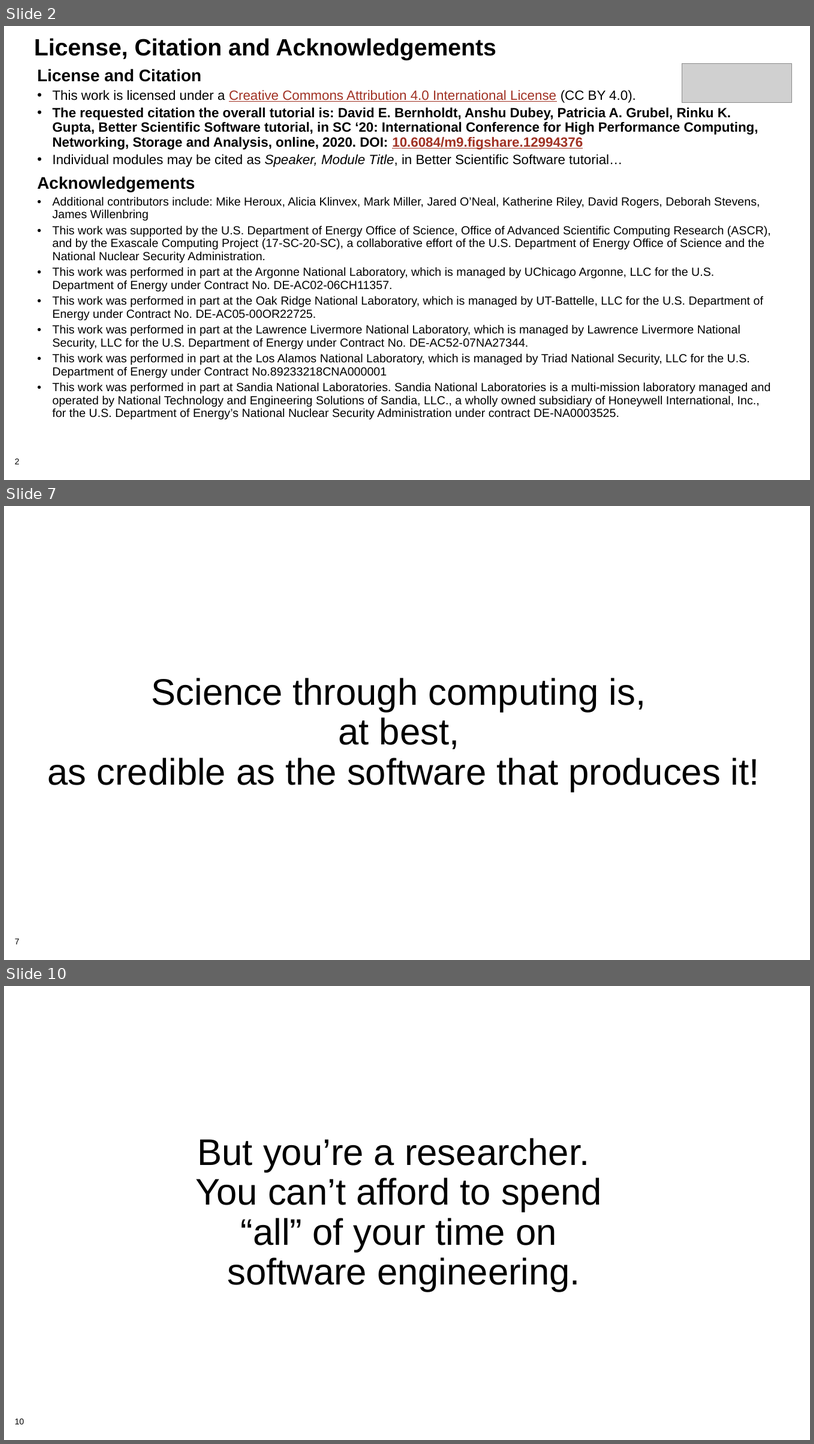
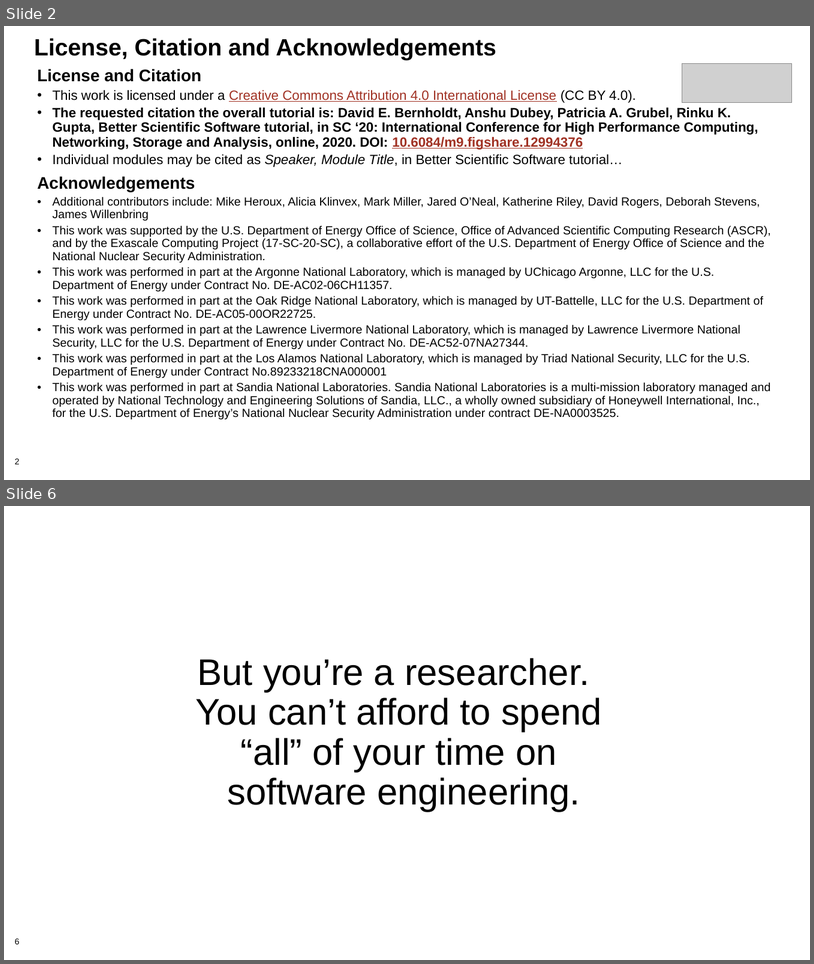
Before and after one commit to bssw-tutorial/presentations, a slide deck: final-presentations/2021-04-12-ecpam/05-summary.pptx. Shown one above the other, each under a label of ours: slides 2, 7 and 10 before the commit, slides 2 and 6 after it; the slides between them are not shown. The pictures are 814x1444 and 814x964 pixels, drawn with LibreOffice and Linux fonts; fonts in the diff are those of the drawing; grey boxes stand for pictures; background and template pictures are left out. Boxes give left, top, right and bottom in pixels: in the first picture for what was removed or moved away, otherwise in the second. Text is boxed around its words. In the diff, an @@ line names an element or a change of style, - is before the commit and + after.

```diff
--- a/final-presentations/2021-04-12-ecpam/05-summary.pptx
+++ b/final-presentations/2021-04-12-ecpam/05-summary.pptx
@@ slide 7 removed at (4,506,810,960), background #FFFFFF; not listed: 1 template element that a slide beside it also shows @@
@@ text removed at (47,678,760,792) @@
-Science through computing is,
-at best,
-as credible as the software that produces it!
@@ what was slide 10 is now slide 6 @@
@@ page number at (15,938,20,944): text changed @@
-10
+6
```
Also in this commit, not shown: 4 slides changed, 1 slide added, 4 other slides removed.
